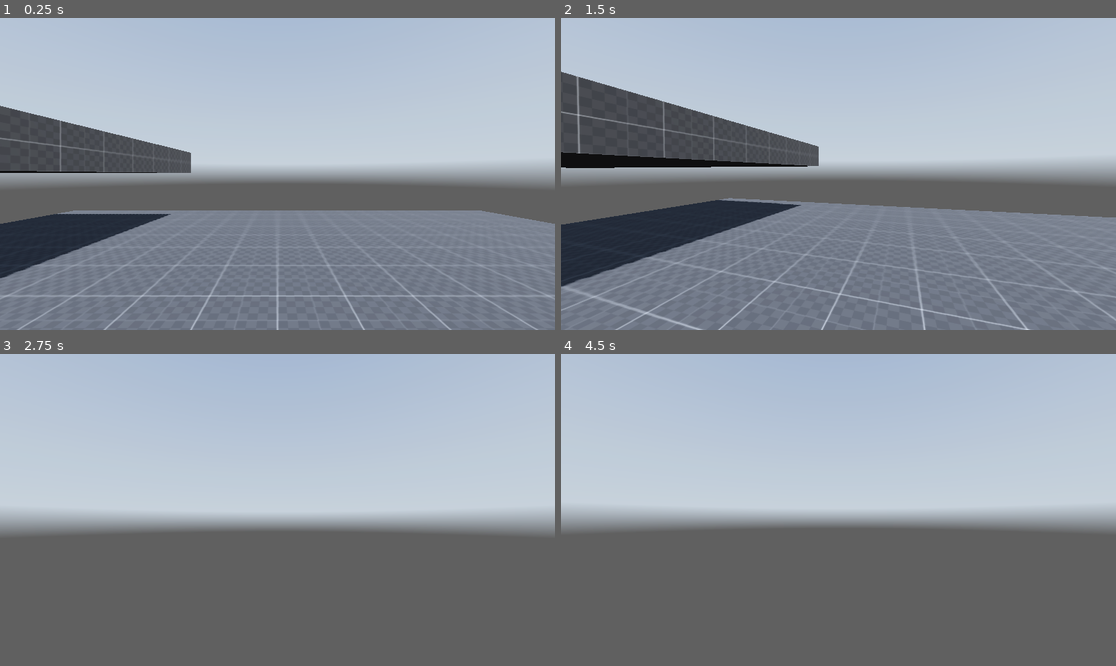
Above: before the commit, frames 1-4 (two rows, left to right).
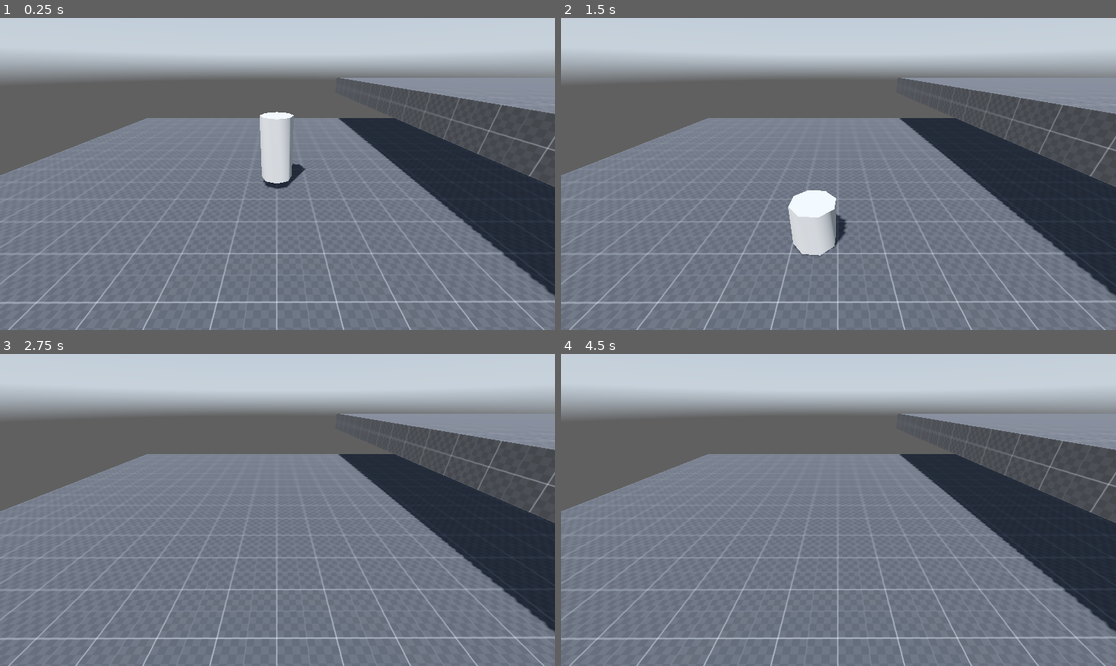
Above: after the commit, the same moments.

Repository: minty26/Godot-3d-Game
Game: Godot game, scene res://scenes/main.tscn
The game is run twice, just before and just after one commit, with the same random seed, the same clock (stepped at 60 frames per second) and the same inputs. A sky picture missing from this copy of the repository is replaced by a grey-blue gradient.
Inputs (mouse positions are in pixels of both pictures, inside the frame that each line leads up to):
- Up to frame 1 (0.25 s): no input
- Up to frame 2 (1.5 s): tap Enter (ui_accept) at 0.5, 0.77 s; move the mouse to (866, 174) at 0.52 s; hold Ctrl (crouch) 0.53-1.28 s; hold W (forward) from 0.53 s (still down); move the mouse to (810, 174) at 1.27 s; tap Ctrl (crouch) at 1.35 s
- Up to frame 3 (2.75 s): keep holding W (forward); tap Enter (ui_accept) at 1.52 s; move the mouse to (288, 503) at 2.02 s; hold Shift (sprint) from 2.03 s (still down); tap Ctrl (crouch) at 2.3 s
- Up to frame 4 (4.5 s): keep holding W (forward); move the mouse to (832, 516) at 2.77 s; release Shift (sprint) at 2.78 s; tap Ctrl (crouch) at 2.85 s; tap Enter (ui_accept) at 3.02, 3.5, 3.77, 4.25 s; move the mouse to (877, 513) at 3.52 s; hold Ctrl (crouch) 3.53-4.28 s; move the mouse to (794, 506) at 4.27 s; tap Shift (sprint) at 4.35 s

The runs differ from the first frame. In frame 1, 53% of the frame differs, in the area x 0-100%, y 13-100%; in frame 2, 55%; in frame 3, 88%, in the area x 0-100%, y 0-100%; in frame 4, 87%.

Commit message:
to complete

Diff:
--- a/scenes/main.tscn
+++ b/scenes/main.tscn
@@ -22,11 +22,10 @@
 
 [sub_resource type="CapsuleShape3D" id="CapsuleShape3D_eswk3"]
 
-[sub_resource type="CapsuleShape3D" id="CapsuleShape3D_ilx44"]
-radius = 0.0005
-height = 1.2
+[node name="world" type="Node3D"]
 
-[node name="world" type="Node3D"]
+[node name="Camera3D" type="Camera3D" parent="."]
+transform = Transform3D(-0.999994, -1.16415e-10, 0.00350809, 0.00162789, 0.885815, 0.464035, -0.00310752, 0.464038, -0.88581, 0, 3.4718, -6.01433)
 
 [node name="stage" type="Node3D" parent="."]
 
@@ -52,17 +51,21 @@
 shadow_enabled = true
 
 [node name="player" type="CharacterBody3D" parent="."]
+unique_name_in_owner = true
+transform = Transform3D(1, 0, 0, 0, 1, 0, 0, 0, 1, 0, 0.546681, 0)
 script = ExtResource("3_ao76s")
+
+[node name="RayCast3D" type="RayCast3D" parent="player"]
+transform = Transform3D(1, 0, 0, 0, -1, 8.74228e-08, 0, -8.74228e-08, -1, 0, 1, 0)
+target_position = Vector3(0, 2, 0)
+
+[node name="CSGCylinder3D" type="CSGCylinder3D" parent="player"]
+transform = Transform3D(1, 0, 0, 0, 1, 0, 0, 0, 1, 0, 1.01961, 0)
 
 [node name="standing_collision_shape" type="CollisionShape3D" parent="player"]
 transform = Transform3D(1, 0, 0, 0, 1, 0, 0, 0, 1, 0, 1, 0)
 shape = SubResource("CapsuleShape3D_eswk3")
 
-[node name="crouching_collision_shape" type="CollisionShape3D" parent="player"]
-transform = Transform3D(1, 0, 0, 0, 1, 0, 0, 0, 1, 0, 0.299575, 0)
-shape = SubResource("CapsuleShape3D_ilx44")
-disabled = true
-
 [node name="head" type="Node3D" parent="player"]
 transform = Transform3D(1, 0, 0, 0, 1, 0, 0, 0, 1, 0, 1.8, 0)
 
--- a/scripts/player.gd
+++ b/scripts/player.gd
@@ -2,7 +2,8 @@
 
 @onready var head = $head
 @onready var standing_collision_shape = $standing_collision_shape
-@onready var crouching_collision_shape = $crouching_collision_shape
+@onready var raycast = $RayCast3D
+@onready var player = %player
 
 var current_speed = 5.0
 
@@ -32,18 +33,28 @@
 			head.rotate_x(deg_to_rad(-event.relative.y * mouse_sense))
 			head.rotation.x = clamp(head.rotation.x,deg_to_rad(-89),deg_to_rad(89))
 
+
+
 func _physics_process(delta):
+	var just_pressed_crouch = false
+
+	if Input.is_action_just_pressed("crouch") and not just_pressed_crouch:
+		player.global_scale(Vector3(1,0.5,1))
+		just_pressed_crouch = true
+
+	if Input.is_action_just_released("crouch"):
+		print(raycast.get_collider())
+		if not raycast.is_colliding():
+			player.global_scale(Vector3(1,2,1))
+			just_pressed_crouch = false
+
 
 	if Input.is_action_pressed("crouch"):
 		current_speed = crouching_speed
-		head.position.y = lerp(head.position.y,1.8 + crouching_depth,delta*lerp_speed)
-		standing_collision_shape.disabled = true
-		crouching_collision_shape.disabled = false
+		#head.position.y = lerp(head.position.y,1.8 + crouching_depth,delta*lerp_speed)
 	else:
-		standing_collision_shape.disabled = false
-		crouching_collision_shape.disabled = true
 
-		head.position.y = lerp(head.position.y,1.8,delta*lerp_speed)
+		#head.position.y = lerp(head.position.y,1.8,delta*lerp_speed)
 		if Input.is_action_pressed("sprint"):
 			current_speed = sprinting_speed
 		else:
Not shown: 1 places in scenes/main.tscn that only renumber resources
Not shown, added: assets/Thumbs.db
